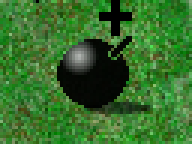
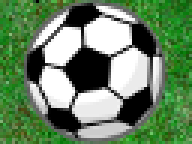
Layers edited between the first and the second 192×144 image:
added layer "Transformation" above "ombre" over [21, 0, 168, 144]
hid "ombre" over [84, 102, 153, 114]
hid "lumière" over [57, 36, 132, 108]
hid "bomb" over [0, 0, 192, 111]
